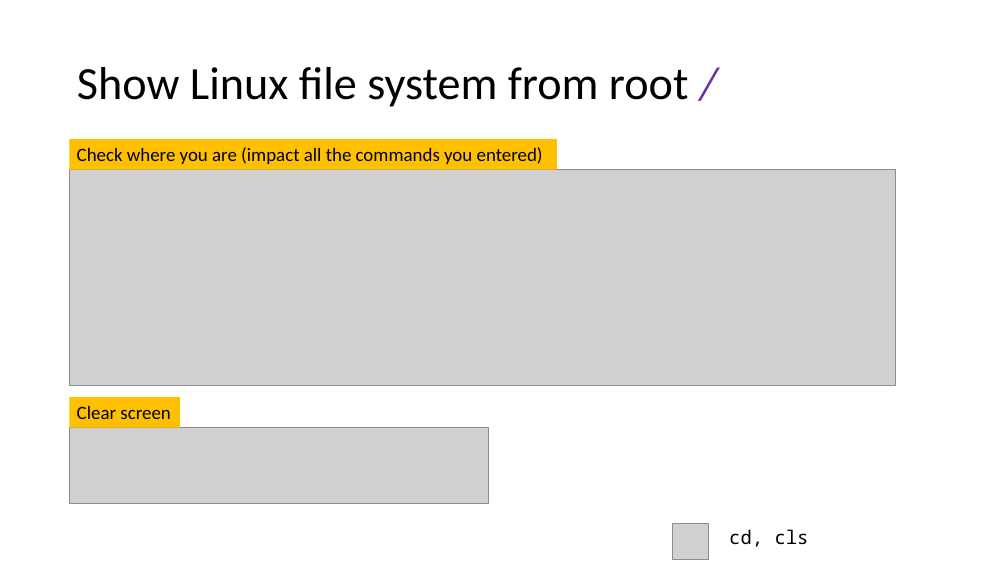
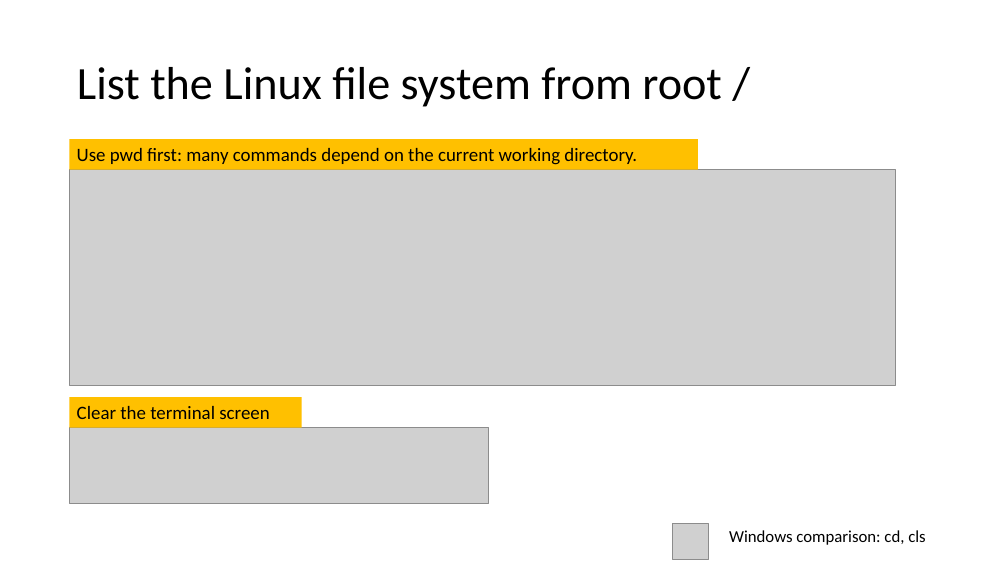
Before and after one commit to frankwxu/Digital-Forensics-Basic-Book, a slide deck: slide 26 of PPTs/Ch4_Linux_for_Digital_Forensics.pptx (slide 24 before the commit). Drawn at 1008x567 pixels with LibreOffice and Linux fonts; fonts in the diff are those of the drawing; grey boxes stand for pictures; background and template pictures are left out. Boxes give left, top, right and bottom in pixels: in the first picture for what was removed or moved away, otherwise in the second. Text is boxed around its words. In the diff, an @@ line names an element or a change of style, - is before the commit and + after.

```diff
--- a/PPTs/Ch4_Linux_for_Digital_Forensics.pptx
+++ b/PPTs/Ch4_Linux_for_Digital_Forensics.pptx
@@ title at [77,67,721,107]: text changed @@
-Show Linux file system from root /
+List the Linux file system from root /
@@ rectangle "Use pwd first: many commands ...": place and size @@
-rectangle "Use pwd first: many commands ..." at [70,139,557,169]
+rectangle "Use pwd first: many commands ..." at [70,139,699,169]
@@ text in rectangle at [77,148,637,165]: text changed @@
-Check where you are (impact all the commands you entered)
+Use pwd first: many commands depend on the current working directory.
@@ rectangle "Clear the terminal screen": place and size @@
-rectangle "Clear the terminal screen" at [70,397,180,427]
+rectangle "Clear the terminal screen" at [70,397,302,427]
@@ text in rectangle at [77,406,269,419]: text changed @@
-Clear screen
+Clear the terminal screen
@@ text at [729,530,925,545]: text changed; size 18 to 16 pt; font Noto Sans Mono to Calibri @@
-cd, cls
+Windows comparison: cd, cls
```
Also in this commit, not shown: 44 other slides changed, 8 slides added, 6 slides removed, 1 other file.
